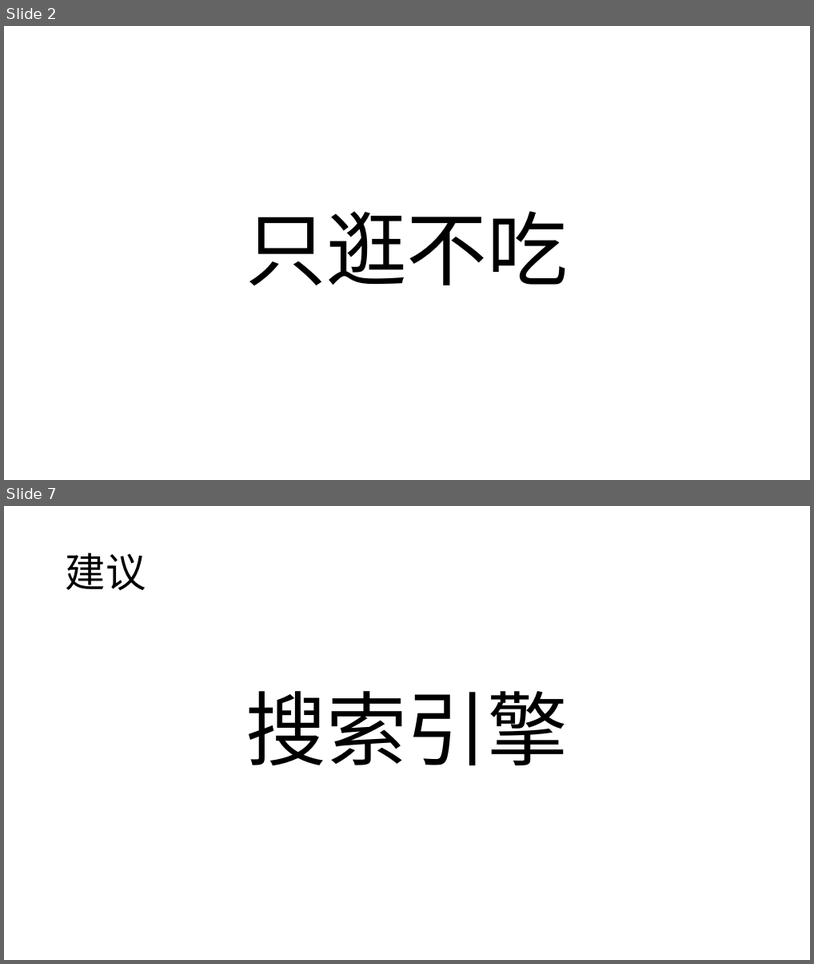
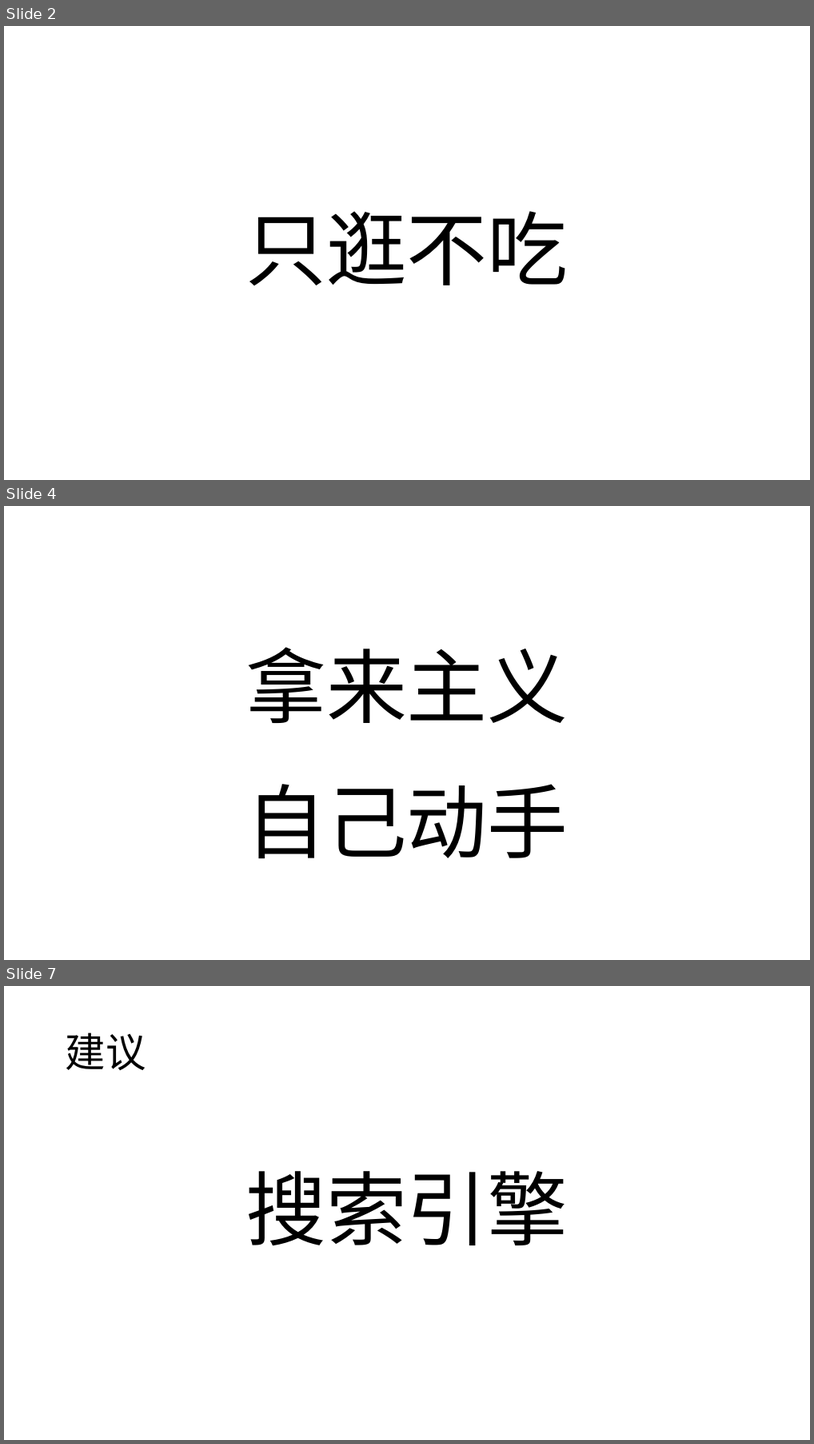
Before and after one commit to Jasper-Li/PythonTutorial, a slide deck: ppt/20分钟入门Python_下_李兴贺_20210619..pptx. Shown one above the other, each under a label of ours: slides 2 and 7 before the commit, slides 2, 4 and 7 after it; the slides between them are not shown. The pictures are 814x964 and 814x1444 pixels, drawn with LibreOffice and Linux fonts; fonts in the diff are those of the drawing. Boxes give left, top, right and bottom in pixels: in the first picture for what was removed or moved away, otherwise in the second. Text is boxed around its words. In the diff, an @@ line names an element or a change of style, - is before the commit and + after.

```diff
--- a/ppt/20分钟入门Python_下_李兴贺_20210619..pptx
+++ b/ppt/20分钟入门Python_下_李兴贺_20210619..pptx
@@ slide 4 added at <box>4,506,810,960</box>, background #FFFFFF @@
@@ title added at <box>246,647,568,859</box>, 96 pt, text #000000 @@
+拿来主义
+自己动手
```
Also in this commit, not shown: 1 slide changed, 3 other slides added, 5 slides removed, 15 other files.
